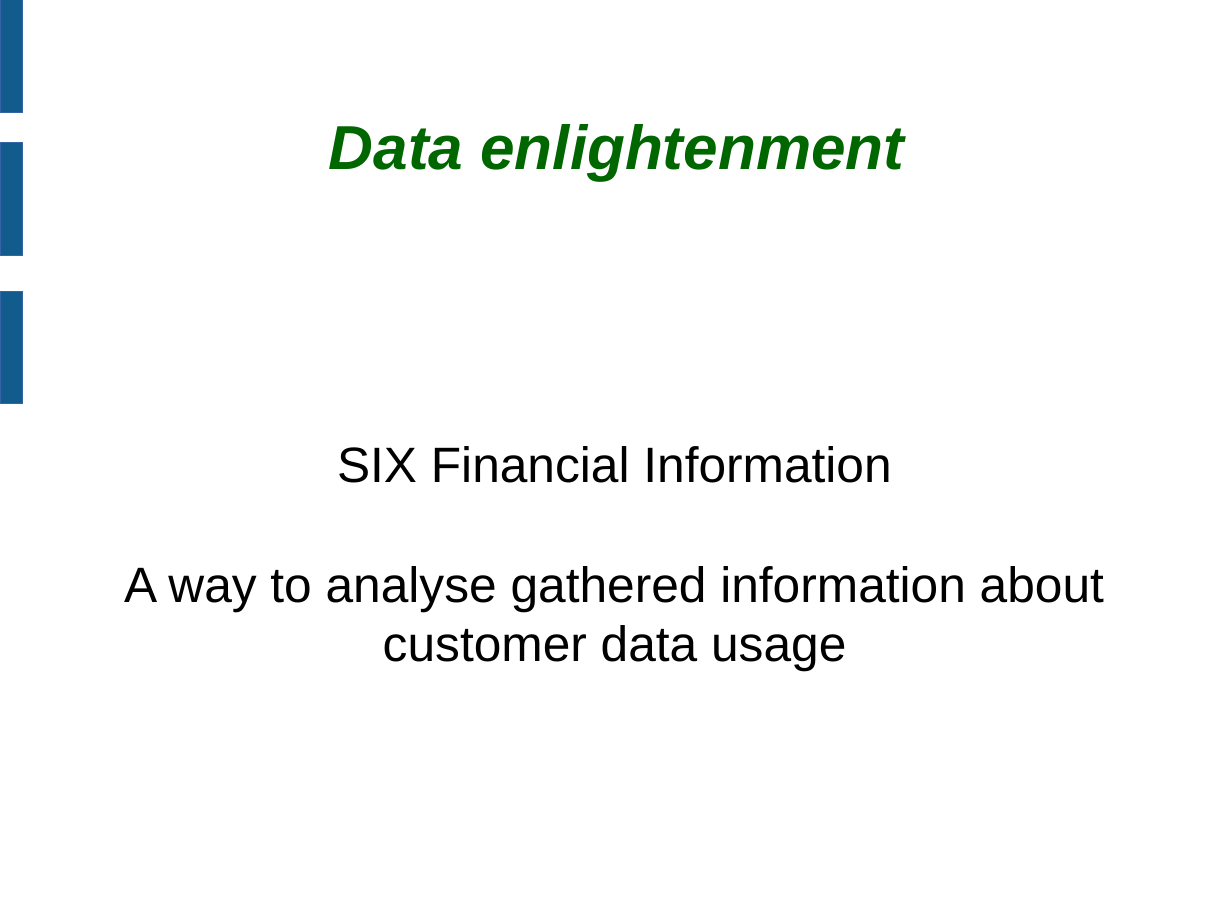
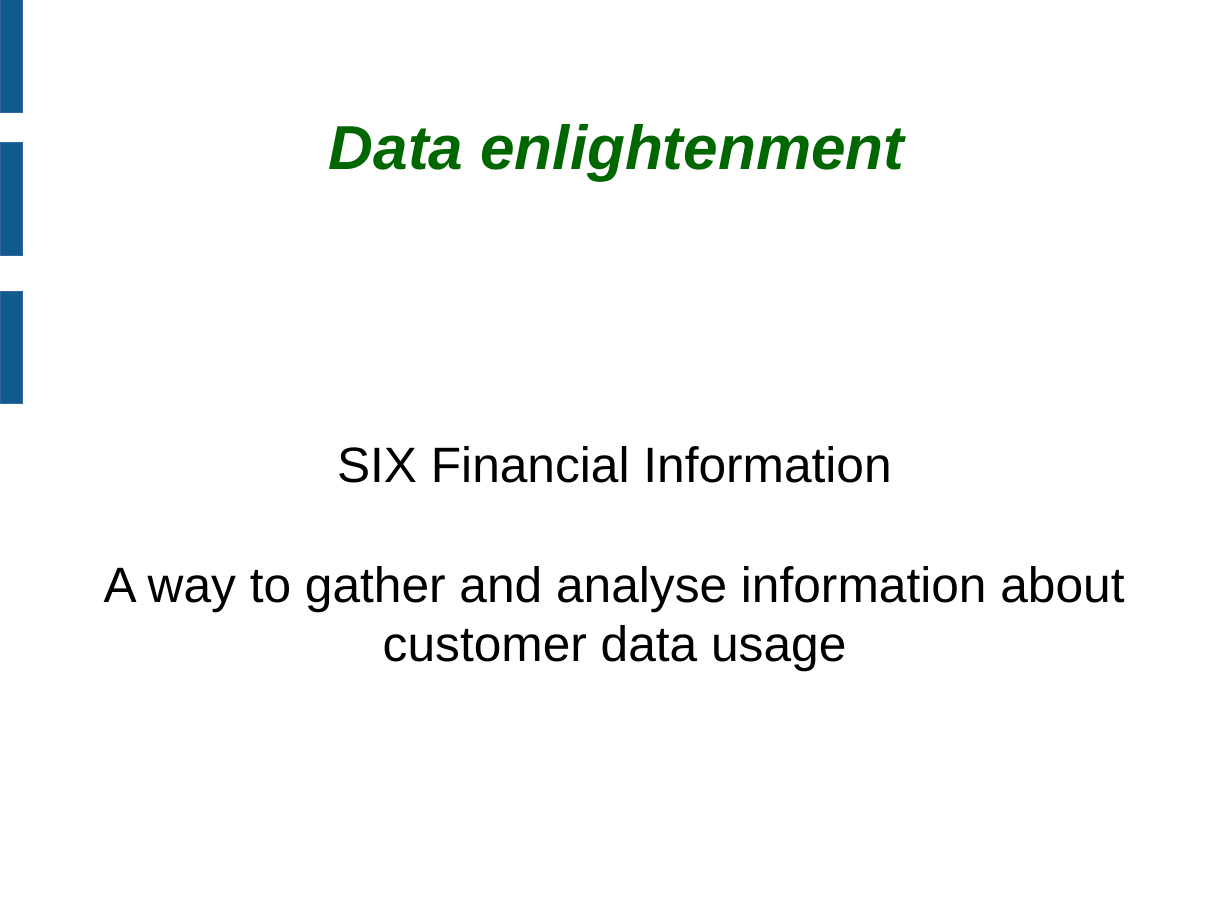
Before and after one commit to flosama/dataenlightenment, a slide deck: slide 1 of doc/presi.odp. Drawn at 1232x924 pixels with LibreOffice and Linux fonts; fonts in the diff are those of the drawing; background and template pictures are left out. Boxes give left, top, right and bottom in pixels: in the first picture for what was removed or moved away, otherwise in the second. Text is boxed around its words. In the diff, an @@ line names an element or a change of style, - is before the commit and + after.

```diff
--- a/doc/presi.odp
+++ b/doc/presi.odp
@@ subtitle at (x1=104, y1=566, x2=1124, y2=671): text changed @@
-A way to analyse gathered information about customer data usage
+A way to gather and analyse information about customer data usage
```
Also in this commit, not shown: 1 other slide changed, 1 other file.
